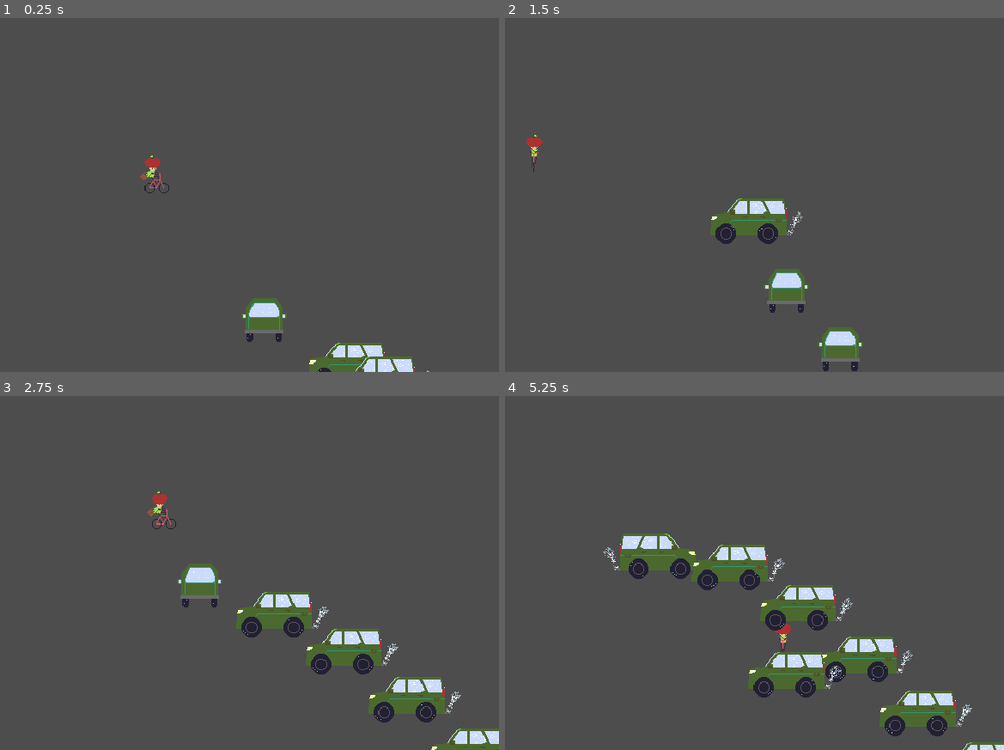
Above: before the commit, frames 1-4 (two rows, left to right).
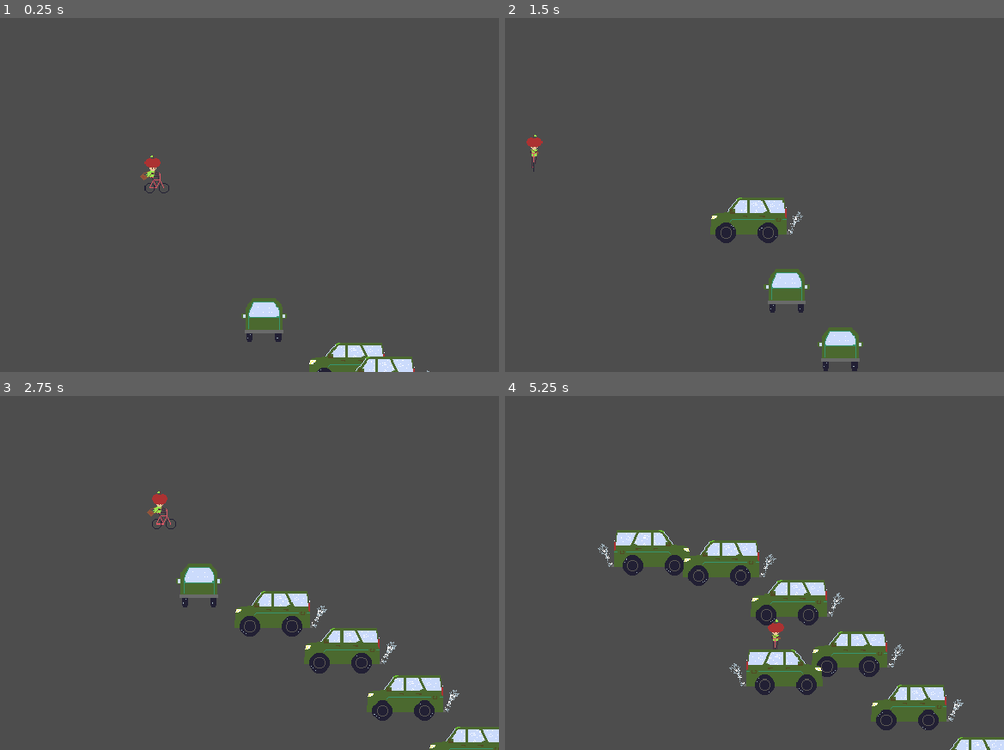
Above: after the commit, the same moments.

Repository: ScottArtCarlson/projectEkans
Game: Godot game, scene res://Scenes/world.tscn
The game is run twice, just before and just after one commit, with the same random seed, the same clock (stepped at 60 frames per second) and the same inputs.
Inputs:
- Up to frame 1 (0.25 s): no input
- Up to frame 2 (1.5 s): hold D (right) 0.53-1.28 s; tap Space (action) at 0.6, 1.35 s; hold S (down) from 1.28 s (still down)
- Up to frame 3 (2.75 s): release S (down) at 2.03 s; hold D (right) from 2.03 s (still down); tap Space (action) at 2.1 s
- Up to frame 4 (5.25 s): release D (right) at 2.78 s; hold W (up) 2.78-3.53 s; tap Space (action) every 0.75 s from 2.85 to 5.1 s; hold A (left) 3.53-5.03 s; hold S (down) from 5.03 s (still down)

The runs differ from the first frame. In frame 1, less than 0.1% of the frame differs, in the area x 49-57%, y 79-92%; in frame 2, 0.3%; in frame 3, 2.3%; in frame 4, 7.8%, in the area x 18-100%, y 37-100%.

Commit message:
Made snake a little faster

Diff:
--- a/Scenes/snake.gd
+++ b/Scenes/snake.gd
@@ -9,7 +9,7 @@
 @onready var state_machine = animation_tree.get("parameters/playback")
 
 # Snake speed
-@export var SPEED = 140.0
+@export var SPEED = 141.0
 # unused currently
 @export var startingNodes = 3
 # starting direction for animation
